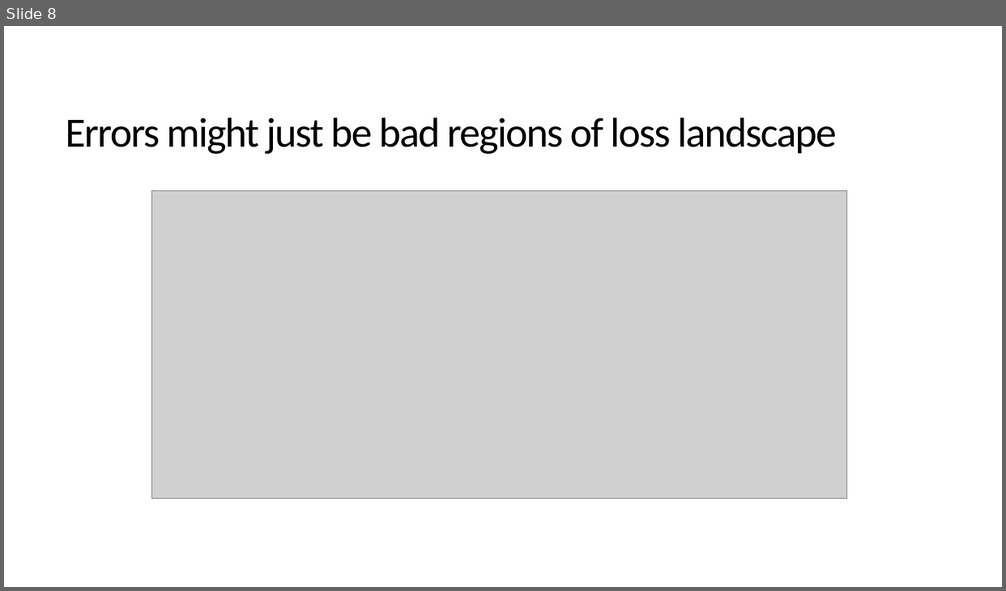
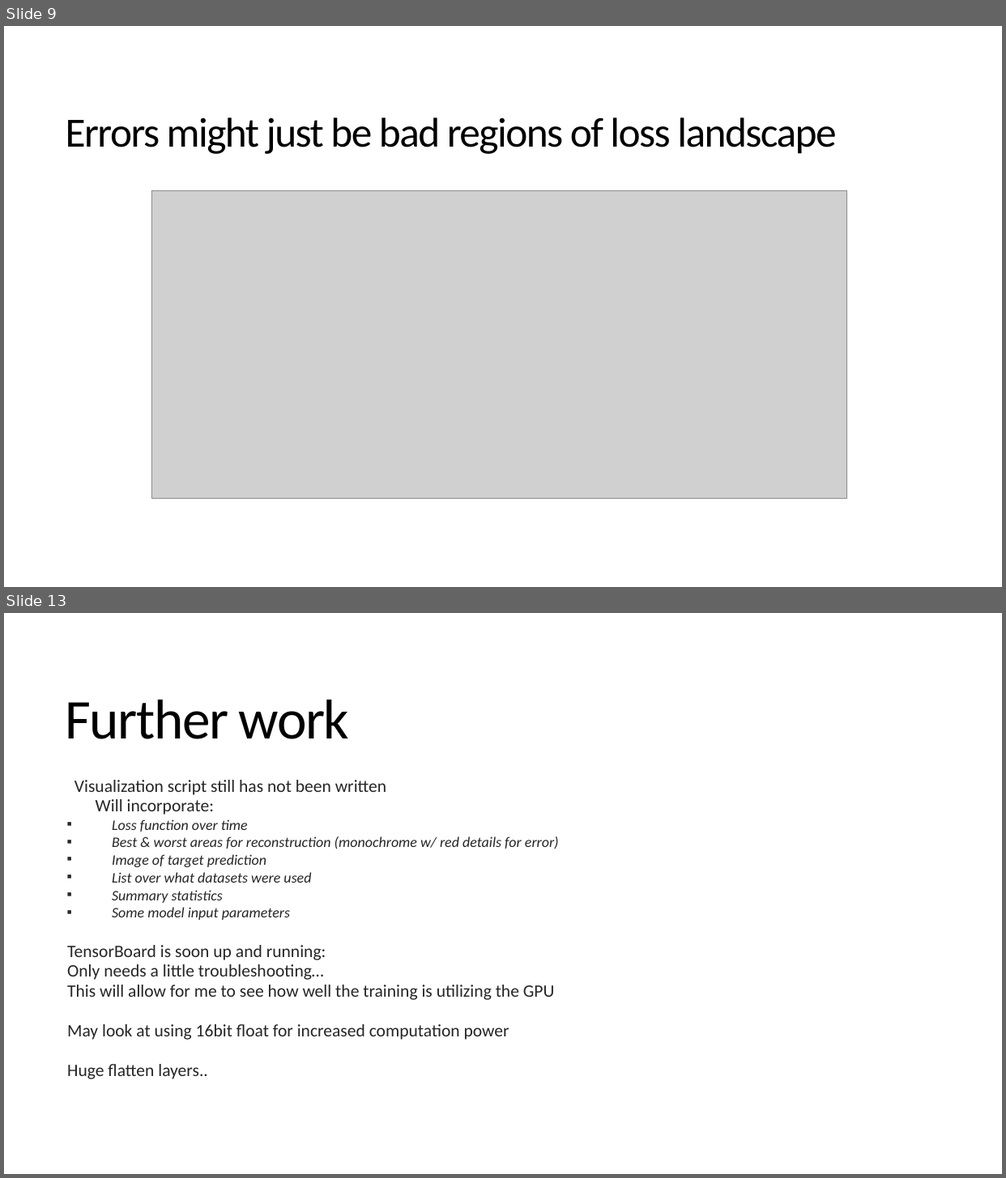
Before and after one commit to sjurmsc/MSC2023, a slide deck: Meeting Presentations/03.11.2022_General_meeting.pptx. Shown one above the other, each under a label of ours: slide 8 before the commit, slides 9 and 13 after it; the slides between them are not shown. The pictures are 1006x591 and 1006x1178 pixels, drawn with LibreOffice and Linux fonts; fonts in the diff are those of the drawing; grey boxes stand for pictures. Boxes give left, top, right and bottom in pixels: in the first picture for what was removed or moved away, otherwise in the second. Text is boxed around its words. In the diff, an @@ line names an element or a change of style, - is before the commit and + after.

```diff
--- a/Meeting Presentations/03.11.2022_General_meeting.pptx
+++ b/Meeting Presentations/03.11.2022_General_meeting.pptx
@@ slide 13 added at (4, 613, 1002, 1174), background #FFFFFF @@
@@ title added at (66, 700, 350, 739), 54 pt, text #000000 @@
+Further work
@@ text added at (67, 780, 559, 1080), 16.8 pt, text #262626 @@
+  Visualization script still has not been written
+    Will incorporate:
+    ▪ Loss function over time
+    ▪ Best & worst areas for reconstruction (monochrome w/ red details for error)
+    ▪ Image of target prediction
+    ▪ List over what datasets were used
+    ▪ Summary statistics
+    ▪ Some model input parameters
+  TensorBoard is soon up and running:
+  Only needs a little troubleshooting…
+  This will allow for me to see how well the training is utilizing the GPU
+  May look at using 16bit float for increased computation power
+  Huge flatten layers..
@@ what was slide 8 is now slide 9 @@
```
Also in this commit, not shown: 2 slides changed, 5 other slides added, 1 other file.
